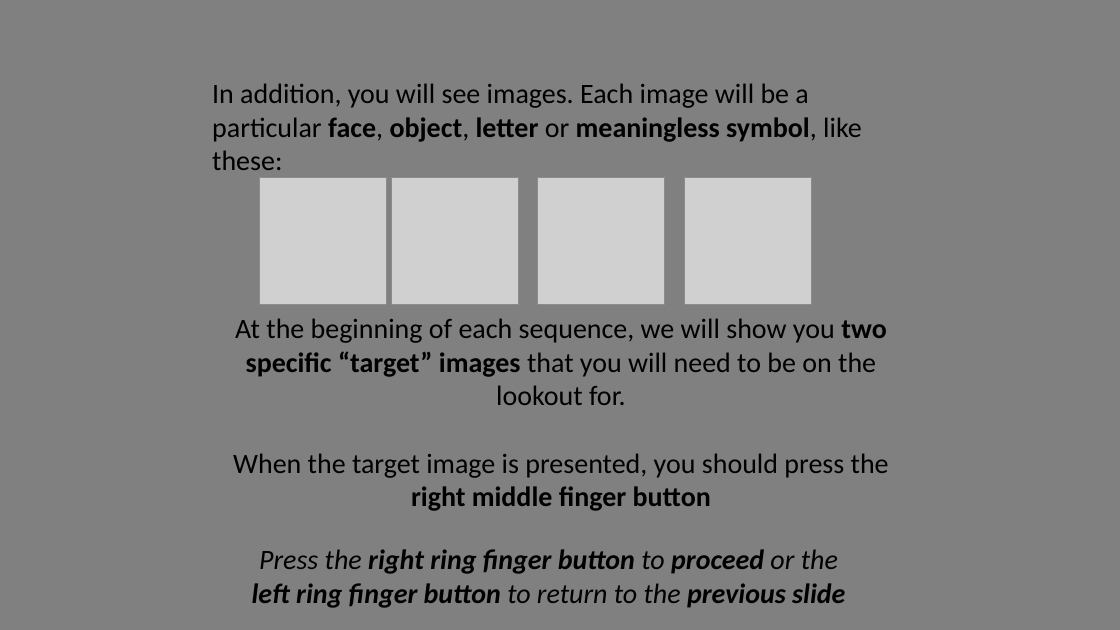
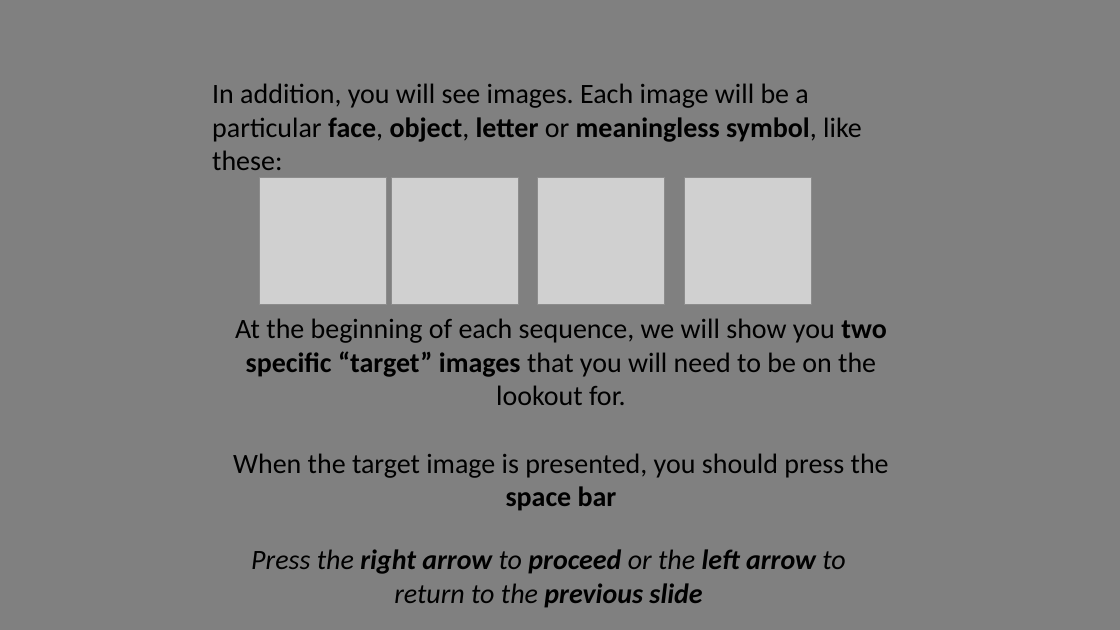
Before and after one commit to NCCLabMPI/Reconstructed_time_experiment, a slide deck: slide 3 of instructions/Instructions_auditory_first_task_keyboard.pptx. Drawn at 1120x630 pixels with LibreOffice and Linux fonts; fonts in the diff are those of the drawing; grey boxes stand for pictures. Boxes give left, top, right and bottom in pixels: in the first picture for what was removed or moved away, otherwise in the second. Text is boxed around its words. In the diff, an @@ line names an element or a change of style, - is before the commit and + after.

```diff
--- a/instructions/Instructions_auditory_first_task_keyboard.pptx
+++ b/instructions/Instructions_auditory_first_task_keyboard.pptx
@@ text at [233, 453, 889, 511]: text changed @@
-When the target image is presented, you should press the right middle finger button
+When the target image is presented, you should press the space bar
@@ text at [251, 549, 845, 608]: text changed @@
-Press the right ring finger button to proceed or the left ring finger button to return to the previous slide
+Press the right arrow to proceed or the left arrow to return to the previous slide
```
Also in this commit, not shown: 3 other slides changed, 36 other files.
